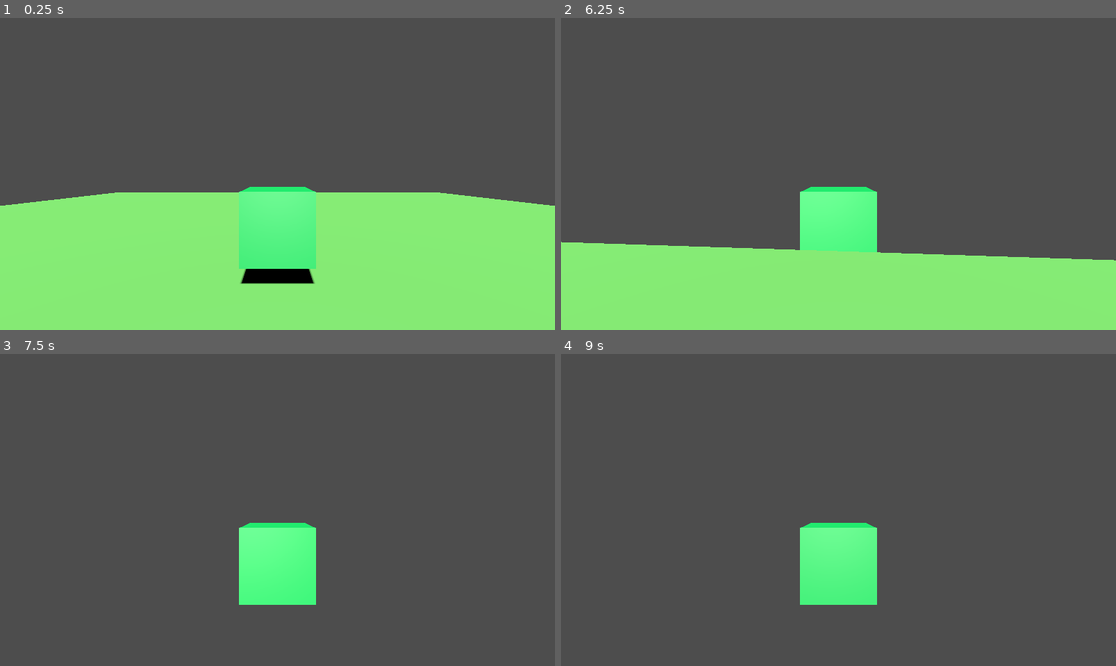
Above: before the commit, frames 1-4 (two rows, left to right).
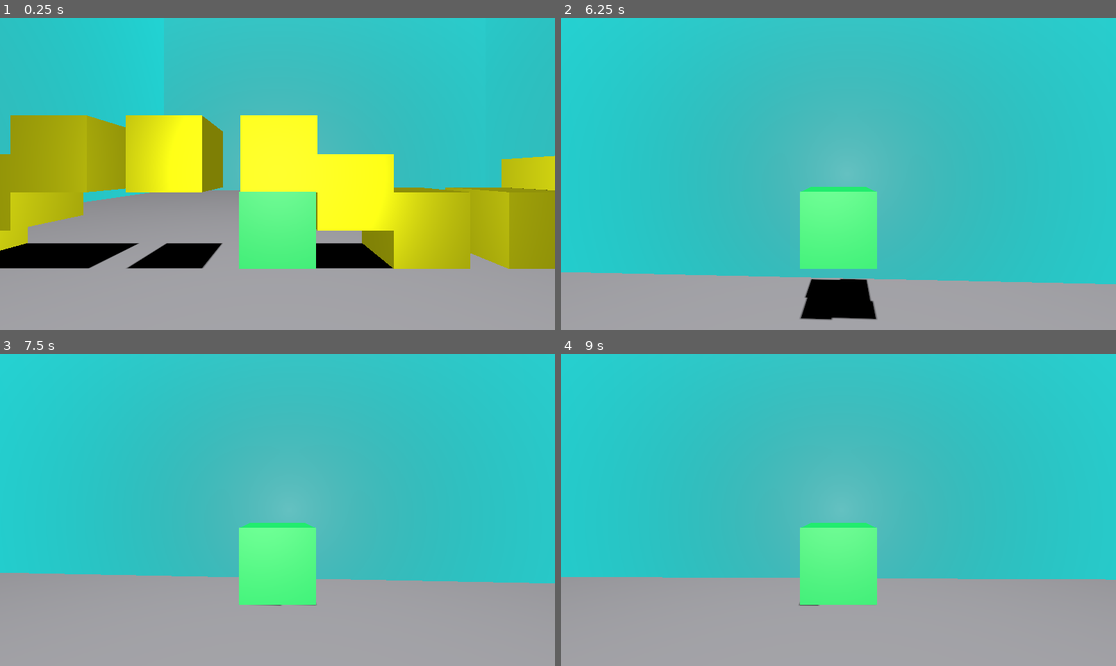
Above: after the commit, the same moments.

Repository: xcoderioslearn/test_3d_level
Game: Godot game, scene res://main.tscn
The game is run twice, just before and just after one commit, with the same random seed, the same clock (stepped at 60 frames per second) and the same inputs.
Inputs (mouse positions are in pixels of both pictures, inside the frame that each line leads up to):
- Up to frame 1 (0.25 s): no input
- Up to frame 2 (6.25 s): tap Enter (ui_accept) at 0.5, 0.77, 1.52, 3.02, 3.77, 4.52, 6.02 s; move the mouse to (866, 174) at 0.52 s; hold Up (ui_up) 0.53-5.78 s; click (866, 174) at 0.67 s; move the mouse to (810, 174) at 1.27 s; click (810, 174) at 1.42 s; move the mouse to (849, 167) at 2.02 s; click (849, 167) at 2.17 s; move the mouse to (832, 180) at 2.77 s; click (832, 180) at 2.92 s; move the mouse to (877, 177) at 3.52 s; click (877, 177) at 3.67 s; move the mouse to (794, 170) at 4.27 s; click (794, 170) at 4.42 s; move the mouse to (844, 174) at 5.02 s; click (844, 174) at 5.17 s; move the mouse to (816, 167) at 5.77 s; hold Right (ui_right) from 5.78 s (still down); click (816, 167) at 5.92 s
- Up to frame 3 (7.5 s): move the mouse to (305, 510) at 6.52 s; release Right (ui_right) at 6.53 s; hold Up (ui_up) from 6.53 s (still down); click (305, 510) at 6.67 s; tap Enter (ui_accept) at 6.77 s; move the mouse to (249, 510) at 7.27 s; click (249, 510) at 7.42 s
- Up to frame 4 (9 s): tap Enter (ui_accept) at 7.52 s; move the mouse to (849, 503) at 8.02 s; click (849, 503) at 8.17 s; move the mouse to (832, 516) at 8.77 s; release Up (ui_up) at 8.78 s; hold Left (ui_left) from 8.78 s (still down); click (832, 516) at 8.92 s

The runs differ from the first frame. In frame 1, 97% of the frame differs, in the area x 0-100%, y 0-100%; in frame 2, 97%; in frame 3, 96%; in frame 4, 96%.

Commit message:
added wallls , few boxes , tweak of velocities

Diff:
--- a/character.gd
+++ b/character.gd
@@ -1,8 +1,8 @@
 extends CharacterBody3D
 
-const SPEED = 5.0
-const JUMP_VELOCITY = 4.5
-const MOUSE_SENS = 0.002
+const SPEED = 10
+const JUMP_VELOCITY = 7
+const MOUSE_SENS = 0.001
 @onready var camera = $Camera3D
 var mouse_locked := true
 
--- a/inhereted scenes/floor.tscn
+++ b/inhereted scenes/floor.tscn
@@ -3,3 +3,6 @@
 [ext_resource type="PackedScene" uid="uid://duhk111d253pa" path="res://assets/floor.glb" id="1_x4a0q"]
 
 [node name="floor" instance=ExtResource("1_x4a0q")]
+
+[node name="CollisionShape3D" parent="Plane/Collisionduplicate" index="0"]
+transform = Transform3D(1, 0, 0, 0, 1, 0, 0, 0, 1, 0.00323057, -0.00256097, -0.000170231)
--- a/main.tscn
+++ b/main.tscn
@@ -8,7 +8,7 @@
 [node name="Floor" parent="." instance=ExtResource("1_ig7tw")]
 
 [node name="Character" parent="." instance=ExtResource("2_0xm2m")]
-transform = Transform3D(1, 0, 0, 0, 1, 0, 0, 0, 1, 0, 0.661201, 0)
+transform = Transform3D(1, 0, 0, 0, 1, 0, 0, 0, 1, -6.32458, 0.661201, 0)
 
 [node name="Camera3D" type="Camera3D" parent="Character"]
 transform = Transform3D(1, 0, 0, 0, 1, 0, 0, 0, 1, 0, 2.5, 6.3)
Binary file changed: assets/floor.glb
